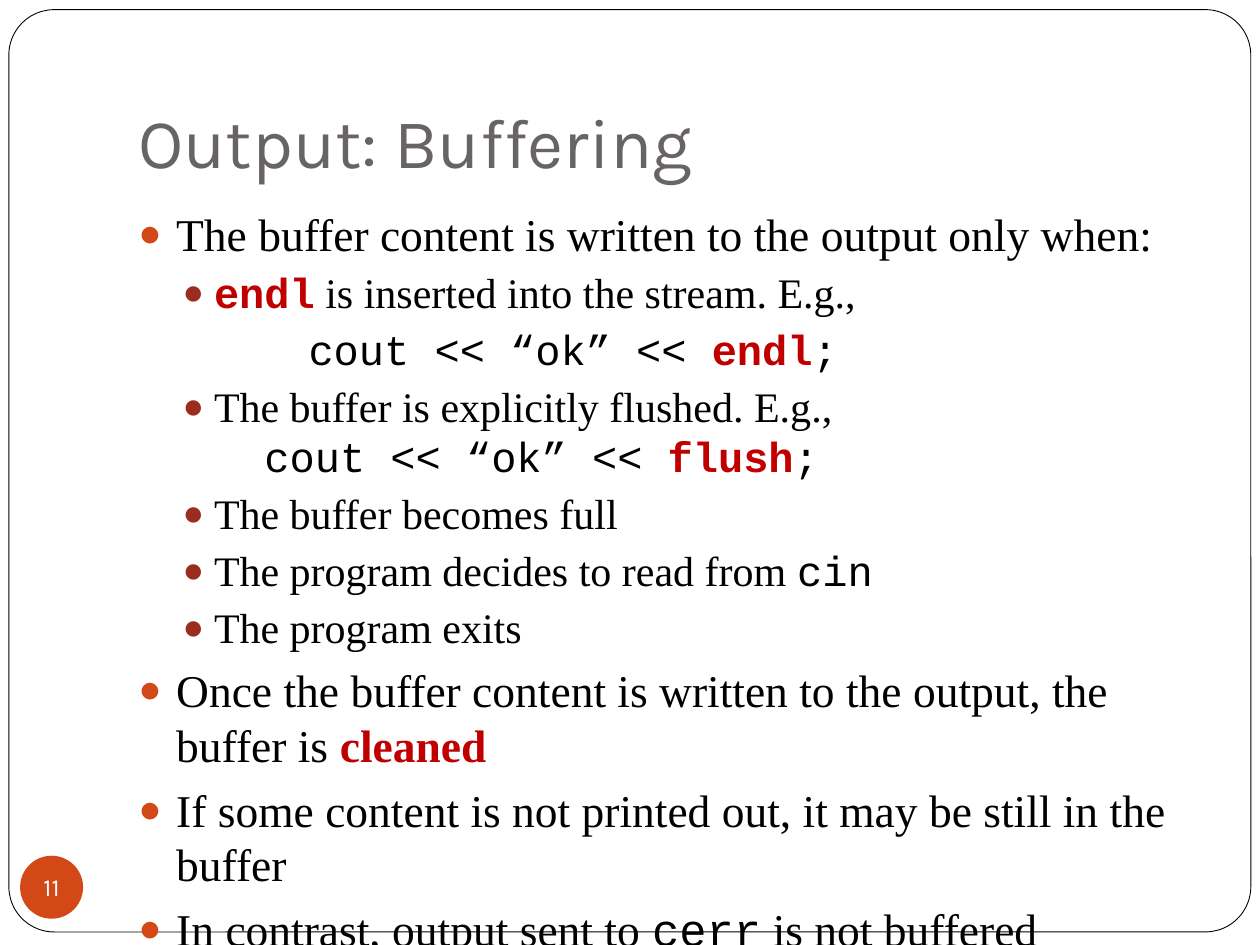
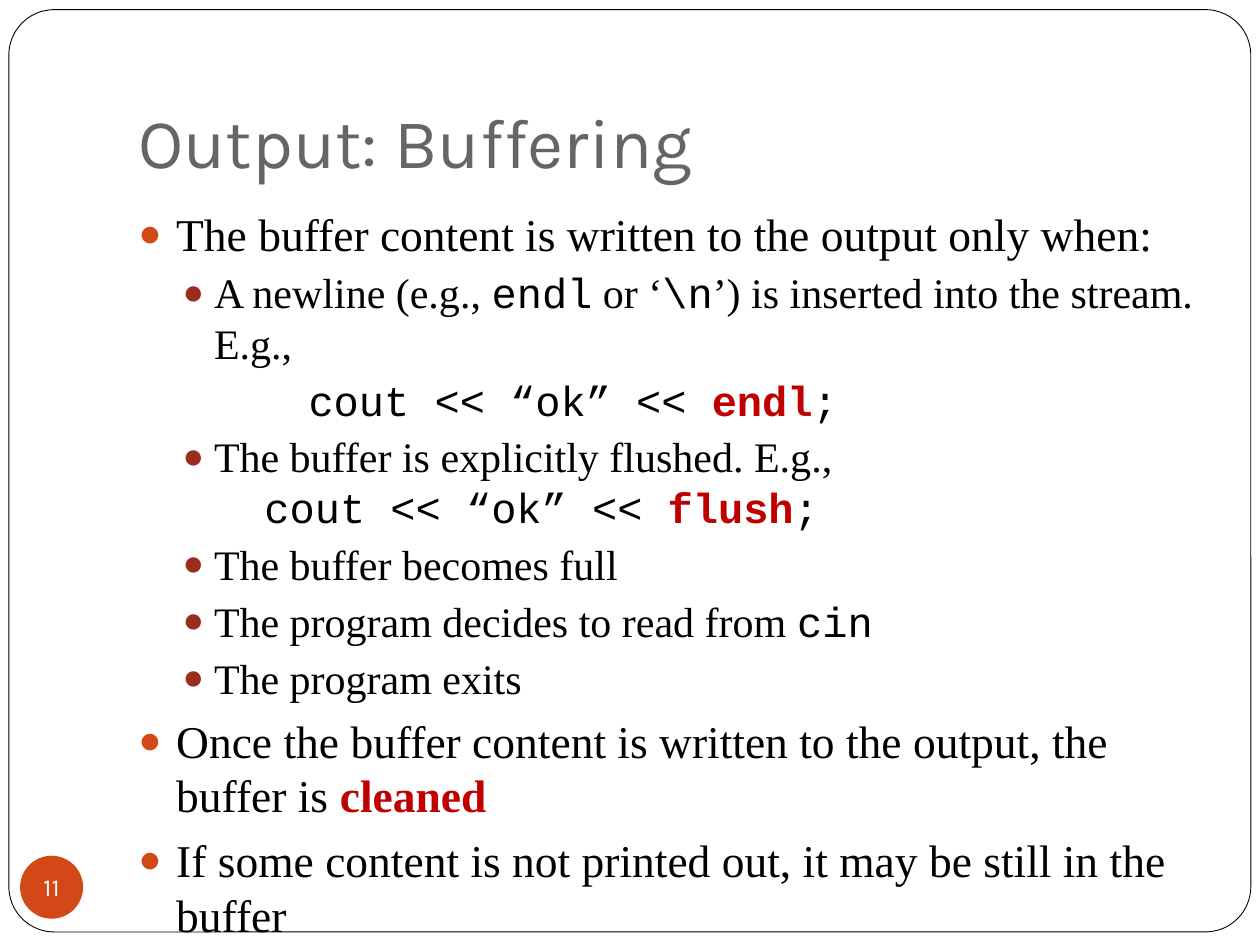
Before and after one commit to maiixu/ve280-fa21-weikang, a slide deck: slide 11 of Slides/10-IO.pptx. Drawn at 1260x945 pixels with LibreOffice and Linux fonts; fonts in the diff are those of the drawing. Boxes give left, top, right and bottom in pixels: in the first picture for what was removed or moved away, otherwise in the second. Text is boxed around its words. In the diff, an @@ line names an element or a change of style, - is before the commit and + after.

Commit message:
slides updated

```diff
--- a/Slides/10-IO.pptx
+++ b/Slides/10-IO.pptx
@@ text at bbox=[214, 277, 1193, 368]: text changed @@
-  ● endl is inserted into the stream. E.g.,
+  ● A newline (e.g., endl or ‘\n’) is inserted into the stream. E.g.,
```
Also in this commit, not shown: 5 other files.
